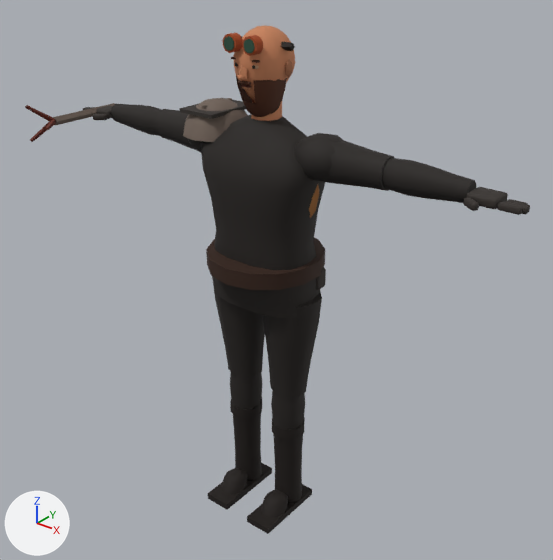
Before and after pictures for a commit that changed the glTF model creative/3d-characters/crew_salvager/exports/tb_crew_salvager.three-web-toon.glb.
The view is the same before and after, from a camera (50 mm lens) standing at (1.494, -1.81, 2.05) and looking at (0.038, 0.009, 0.921). The lights are fixed; the arrows at lower left show +X, +Y and +Z. The older version comes first. Vertices at exactly the same position are counted once.

The first picture shows 'crew_salvager_mesh'.
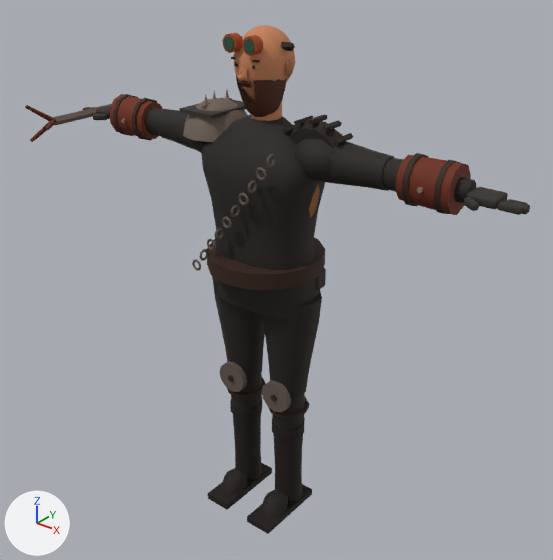
Changed parts and their boxes (x1, y1, x2, y2) in the pictures (553 x 560 px):
part 1 of me_crew_salvager_mesh, added
    after: (334, 133, 353, 145)
part 2 of me_crew_salvager_mesh, added
    after: (322, 120, 342, 131)
part 3 of me_crew_salvager_mesh, added
    after: (308, 115, 327, 124)
part 4 of me_crew_salvager_mesh, added
    after: (294, 116, 313, 125)
part 5 of me_crew_salvager_mesh, added
    after: (282, 125, 296, 134)
part 6 of me_crew_salvager_mesh, added
    after: (402, 153, 429, 206)
part 7 of me_crew_salvager_mesh, added
    after: (434, 159, 460, 214)
part 8 of me_crew_salvager_mesh, added
    after: (132, 98, 157, 141)
part 9 of me_crew_salvager_mesh, added
    after: (113, 94, 138, 136)
part 10 of me_crew_salvager_mesh, added
    after: (262, 380, 291, 413)
part 11 of me_crew_salvager_mesh, added
    after: (268, 397, 309, 418)
part 12 of me_crew_salvager_mesh, added (brown)
    after: (219, 361, 247, 392)
part 13 of me_crew_salvager_mesh, added
    after: (227, 378, 266, 398)
part 14 of me_crew_salvager_mesh, added
    after: (192, 120, 471, 271)
part 15 of me_crew_salvager_mesh, added (red)
    after: (109, 94, 163, 139)

The edits, one by one:
me_crew_salvager_mesh is used by ob_crew_salvager_mesh; location (0.0, 0.0, 0.0).
me_crew_salvager_mesh had 2601 vertices, 4900 faces and spanned x -0.86..0.86, y -0.3..0.2, z 0.0..1.74.
me_crew_salvager_mesh now has 3315 vertices, 6228 faces and spans x -0.86..0.86, y -0.3..0.2, z 0.0..1.74.
me_crew_salvager_mesh part 1: the loose piece of 8 vertices spanning x -0.27..-0.13, y -0.1..0.1, z 1.46..1.48 is copied, and the copy is scaled about its middle by (0.0667, 0.375, 0.667), then moved by (0.49, 0.0, -0.02); it spans x 0.28..0.3, y -0.04..0.04, z 1.44..1.46.
me_crew_salvager_mesh part 2: the loose piece of 8 vertices spanning x -0.27..-0.13, y -0.1..0.1, z 1.46..1.48 is copied, and the copy is scaled about its middle by (0.0913, 0.375, 0.913), then moved by (0.45, 0.0, 0.01); it spans x 0.24..0.26, y -0.04..0.04, z 1.48..1.49.
me_crew_salvager_mesh part 3: a new loose piece, a box spanning x 0.193..0.207, y -0.038..0.037, z 1.489..1.501, in mat_tbc_skin.
me_crew_salvager_mesh part 4: the loose piece of 8 vertices spanning x -0.27..-0.13, y -0.1..0.1, z 1.46..1.48 is copied, and the copy is scaled about its middle by (0.0913, 0.375, 0.913), then moved by (0.35, 0.0, 0.01); it spans x 0.14..0.16, y -0.04..0.04, z 1.48..1.49.
me_crew_salvager_mesh part 5: the loose piece of 8 vertices spanning x -0.27..-0.13, y -0.1..0.1, z 1.46..1.48 is copied, and the copy is scaled about its middle by (0.0667, 0.375, 0.667), then moved by (0.31, 0.0, -0.02); it spans x 0.1..0.12, y -0.04..0.04, z 1.44..1.46.
me_crew_salvager_mesh part 6: a new loose piece, a 10-sided cylinder along x spanning x 0.529..0.545, y -0.064..0.064, z 1.305..1.455, in mat_tbc_skin.
me_crew_salvager_mesh part 7: a new loose piece, a 10-sided cylinder along x spanning x 0.625..0.641, y -0.064..0.064, z 1.305..1.455, in mat_tbc_skin.
me_crew_salvager_mesh part 8: a new loose piece, a 10-sided cylinder along x spanning x -0.545..-0.529, y -0.064..0.064, z 1.305..1.455, in mat_tbc_skin.
me_crew_salvager_mesh part 9: a new loose piece, a 10-sided cylinder along x spanning x -0.641..-0.625, y -0.064..0.064, z 1.305..1.455, in mat_tbc_skin.
me_crew_salvager_mesh part 10: a new loose piece, a 12-sided cylinder along y spanning x 0.042..0.158, y -0.08..-0.06, z 0.462..0.578, in mat_tbc_skin.
me_crew_salvager_mesh part 11: a new loose piece, a 10-sided cylinder along z spanning x 0.025..0.175, y -0.071..0.071, z 0.44..0.452, in mat_tbc_skin.
me_crew_salvager_mesh part 12: a new loose piece, a 12-sided cylinder along y spanning x -0.158..-0.042, y -0.08..-0.06, z 0.462..0.578, in mat_tbc_skin.
me_crew_salvager_mesh part 13: a new loose piece, a 10-sided cylinder along z spanning x -0.175..-0.025, y -0.071..0.071, z 0.44..0.452, in mat_tbc_skin.
me_crew_salvager_mesh part 14: 398 vertices added at x -0.19..0.67, y -0.18..0.06, z 0.96..1.49.
me_crew_salvager_mesh part 15: 30 vertices added at x -0.67..-0.51, y -0.06..0.06, z 1.31..1.45.
Other edits to the shape of me_crew_salvager_mesh do not show in these pictures.
